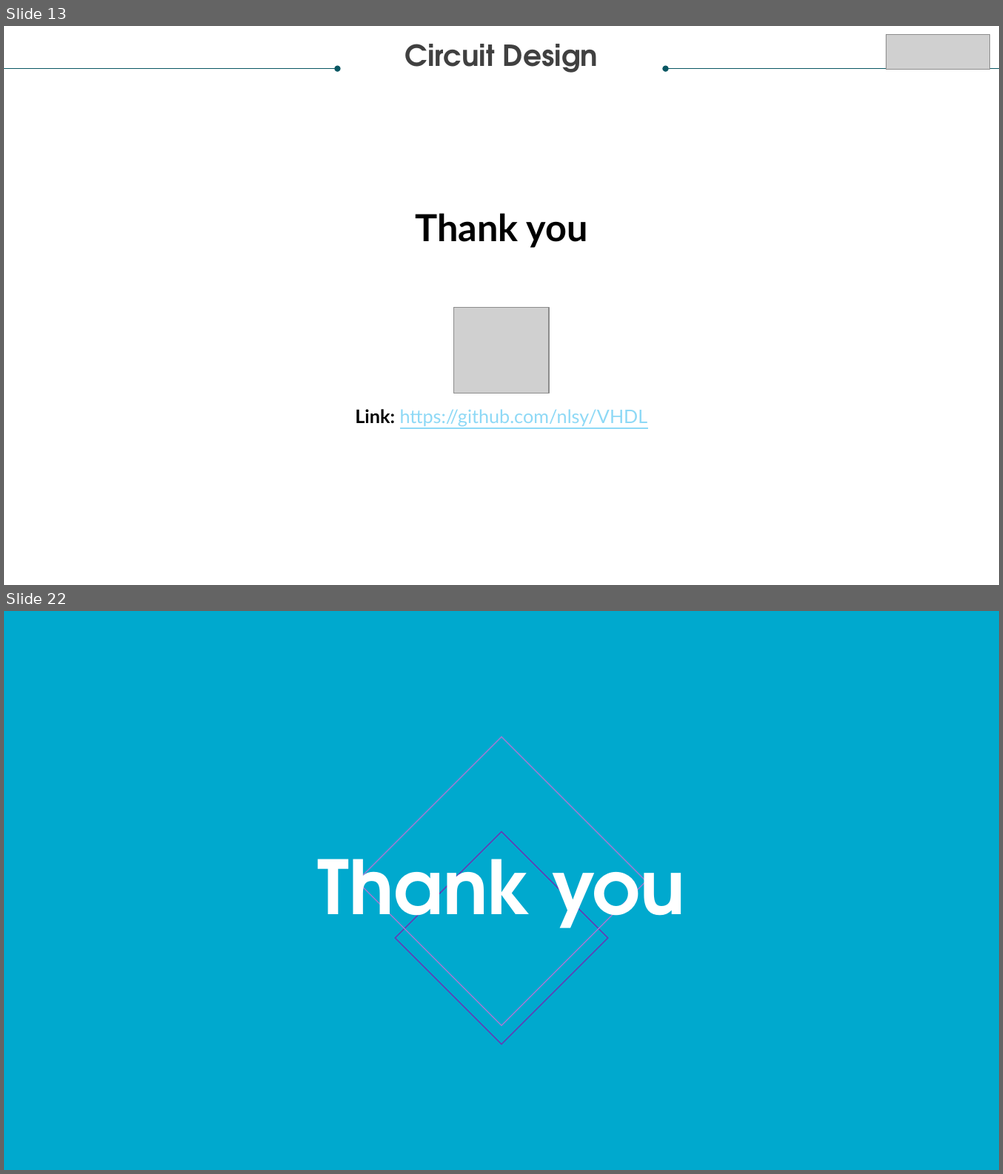
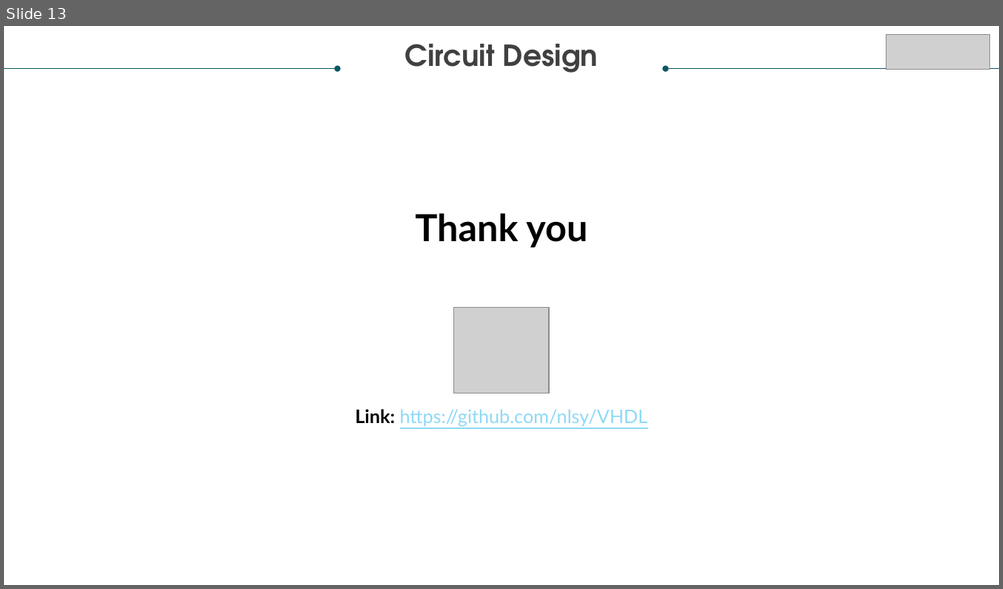
Before and after one commit to nlsy/VHDL, a slide deck: PITCH/VHDLPresentation.pptx. Shown one above the other, each under a label of ours: slides 13 and 22 before the commit, slide 13 after it; the slides between them are not shown. The pictures are 1003x1174 and 1003x589 pixels, drawn with LibreOffice and Linux fonts; fonts in the diff are those of the drawing; grey boxes stand for pictures. Boxes give left, top, right and bottom in pixels: in the first picture for what was removed or moved away, otherwise in the second. Text is boxed around its words. In the diff, an @@ line names an element or a change of style, - is before the commit and + after.

```diff
--- a/PITCH/VHDLPresentation.pptx
+++ b/PITCH/VHDLPresentation.pptx
@@ slide 22 removed at (4,611,999,1170), background #00A9CE @@
@@ diamond removed at (357,737,646,1026) @@
@@ diamond removed at (395,832,608,1045) @@
@@ title removed at (318,834,685,945) @@
-Thank you
```
Also in this commit, not shown: 8 other slides removed, 2 other files.
